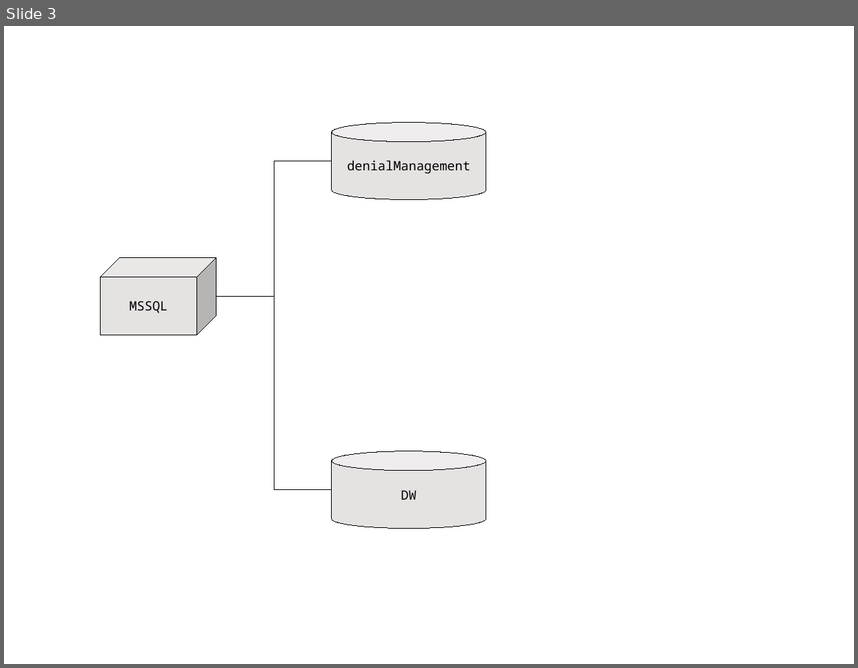
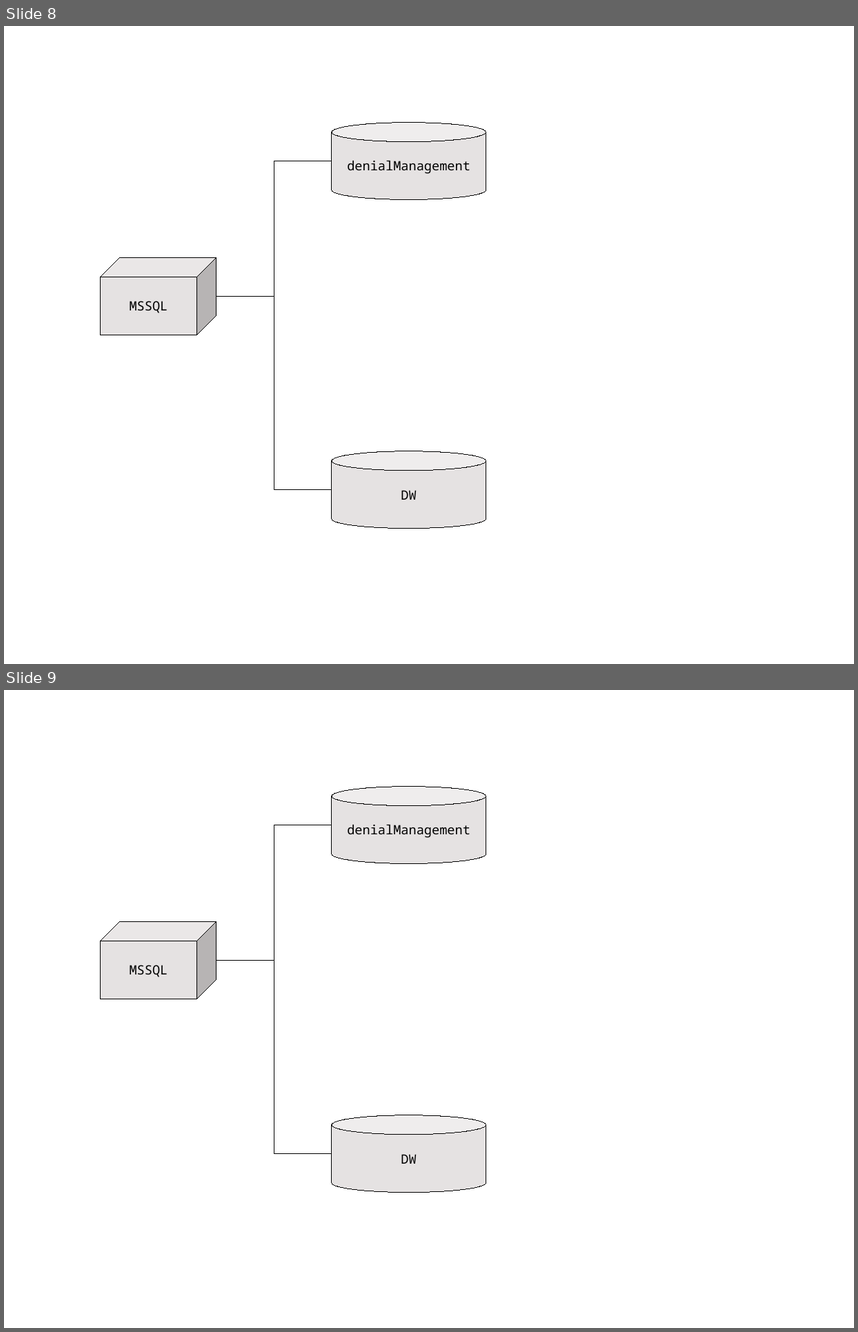
Before and after one commit to JamesLeB/Stout, a slide deck: documents/junior.odp. Shown one above the other, each under a label of ours: slide 3 before the commit, slides 8 and 9 after it. The pictures are 858x668 and 858x1332 pixels, drawn with LibreOffice and Linux fonts; fonts in the diff are those of the drawing. Boxes give left, top, right and bottom in pixels: in the first picture for what was removed or moved away, otherwise in the second. Text is boxed around its words. In the diff, an @@ line names an element or a change of style, - is before the commit and + after.

```diff
--- a/documents/junior.odp
+++ b/documents/junior.odp
@@ slide 9 added at <box>4,690,854,1328</box>, background #FFFFFF @@
@@ cylinder added at <box>332,787,486,864</box>, fill #E5E2E2, outline #000000 0 pt, 12 pt, text #000000 @@
+denialManagement
@@ elbow line added from (216, 960) to (332, 825), #000000 0 pt @@
@@ cube added at <box>101,921,216,998</box>, fill #E5E2E2, outline #000000 0 pt, 12 pt, text #000000 @@
+MSSQL
@@ elbow line added from (216, 960) to (332, 1154), #000000 0 pt @@
@@ cylinder added at <box>332,1115,486,1192</box>, fill #E5E2E2, outline #000000 0 pt, 12 pt, text #000000 @@
+DW
@@ what was slide 3 is now slide 8 @@
```
Also in this commit, not shown: 3 slides changed, 3 other slides added.
